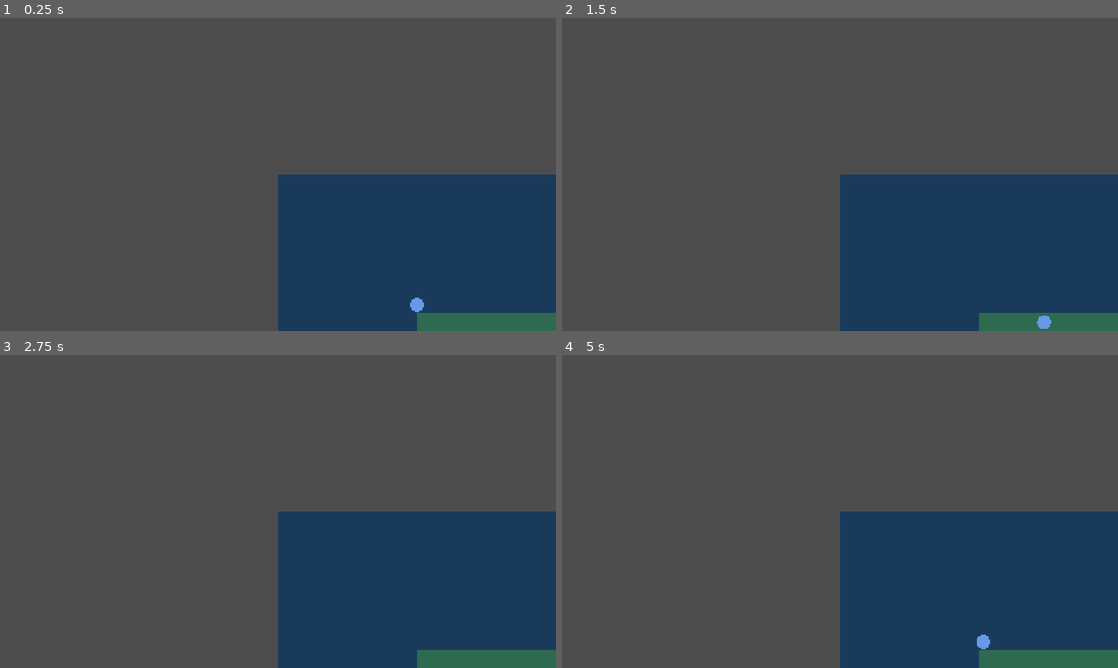
Above: before the commit, frames 1-4 (two rows, left to right).
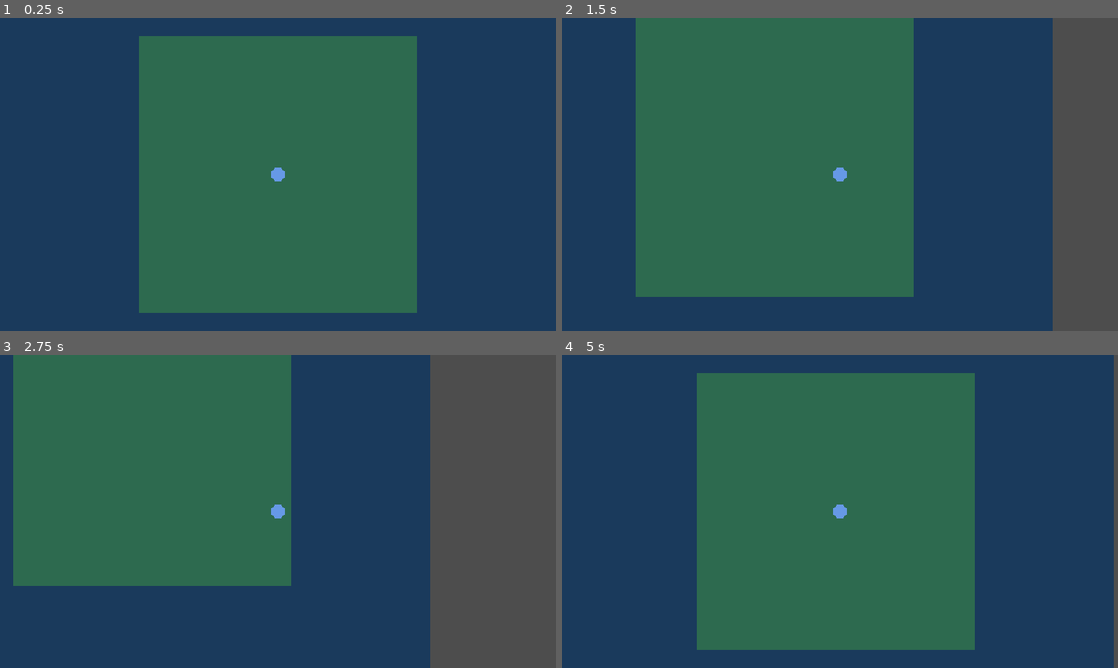
Above: after the commit, the same moments.

Repository: Drworm82/PirateClaude
Game: Godot game, scene res://scenes/dungeon.tscn
Same seed, same stepped clock (60 frames per second), same inputs: the game is played once before the commit and once after it. This scene is started directly instead of the project's main scene.
Inputs (mouse positions are in pixels of both pictures, inside the frame that each line leads up to):
- Up to frame 1 (0.25 s): no input
- Up to frame 2 (1.5 s): tap Enter at 0.5 s; move the mouse to (962, 158) at 0.52 s; hold D (move_right) 0.53-1.28 s; click (962, 158) at 0.67 s; move the mouse to (728, 190) at 1.27 s; hold S (move_down) from 1.28 s (still down)
- Up to frame 3 (2.75 s): move the mouse to (333, 442) at 2.02 s; release S (move_down) at 2.03 s; hold D (move_right) from 2.03 s (still down)
- Up to frame 4 (5 s): move the mouse to (812, 574) at 2.77 s; release D (move_right) at 2.78 s; hold W (move_up) 2.78-3.53 s; click (812, 574) at 2.92 s; move the mouse to (1006, 558) at 3.52 s; hold A (move_left) from 3.53 s (still down); move the mouse to (673, 464) at 4.27 s

The runs differ from the first frame. In frame 1, 88% of the frame differs, in the area x 0-100%, y 0-100%; in frame 2, 81%; in frame 3, 76%; in frame 4, 87%.

Commit message:
sprint 3 - cambios de opencode integrados

Diff:
--- a/scenes/dungeon.tscn
+++ b/scenes/dungeon.tscn
@@ -4,21 +4,24 @@
 [ext_resource type="PackedScene" path="res://scenes/player.tscn" id="2_player"]
 
 [sub_resource type="RectangleShape2D" id="RectangleShape2D_1"]
-size = Vector2(64, 64)
+size = Vector2(200, 40)
 
 [node name="Dungeon" type="Node2D"]
 script = ExtResource("1_dungeon")
 
-[node name="TilesContainer" type="Node2D" parent="."]
-
 [node name="TileMap" type="TileMap" parent="."]
 
 [node name="Player" parent="." instance=ExtResource("2_player")]
-position = Vector2(320, 300)
+position = Vector2(640, 640)
+collision_layer = 1
+collision_mask = 1
 
-[node name="Camera2D" type="Camera2D" parent="."]
+[node name="Camera2D" type="Camera2D" parent="Player"]
 
 [node name="ExitZone" type="Area2D" parent="."]
+position = Vector2(640, 940)
+collision_layer = 2
+collision_mask = 1
 
 [node name="CollisionShape2D" type="CollisionShape2D" parent="ExitZone"]
 shape = SubResource("RectangleShape2D_1")
--- a/scenes/player.tscn
+++ b/scenes/player.tscn
@@ -6,6 +6,8 @@
 radius = 8.0
 
 [node name="Player" type="CharacterBody2D"]
+collision_layer = 1
+collision_mask = 1
 script = ExtResource("1_player")
 
 [node name="CollisionShape2D" type="CollisionShape2D" parent="."]
--- a/scripts/dungeon.gd
+++ b/scripts/dungeon.gd
@@ -4,9 +4,7 @@
 signal player_exited_dungeon
 
 @onready var player: Player = $Player
-@onready var camera: Camera2D = $Camera2D
-@onready var exit_zone: Area2D = $ExitZone
-@onready var exit_zone_shape: CollisionShape2D = $ExitZone/CollisionShape2D
+@onready var camera: Camera2D = $Player/Camera2D
 
 const OCEAN_COLOR := Color(0.102, 0.227, 0.361)
 const LAND_COLOR := Color(0.176, 0.416, 0.31)
@@ -30,16 +28,23 @@
 		ISLAND_SIZE_TILES * TILE_SIZE,
 		ISLAND_SIZE_TILES * TILE_SIZE
 	)
-
 	exit_zone_rect = Rect2(
 		(DUNGEON_WIDTH / 2.0 - 4) * TILE_SIZE,
 		(DUNGEON_HEIGHT - 3) * TILE_SIZE,
 		8 * TILE_SIZE,
 		2 * TILE_SIZE
 	)
+	_center_camera()
 
-	_set_exit_zone_shape()
-	exit_zone.body_entered.connect(_on_exit_zone_body_entered)
+func _physics_process(_delta: float) -> void:
+	if not is_instance_valid(player):
+		return
+	var exit_center := Vector2(
+		DUNGEON_WIDTH * TILE_SIZE / 2.0,
+		(DUNGEON_HEIGHT - 2) * TILE_SIZE
+	)
+	if player.global_position.distance_to(exit_center) < 120.0:
+		_exit_dungeon()
 
 func _draw() -> void:
 	var dungeon_rect := Rect2(0, 0, DUNGEON_WIDTH * TILE_SIZE, DUNGEON_HEIGHT * TILE_SIZE)
@@ -50,20 +55,15 @@
 func setup(p_seed: int, pos: Vector2) -> void:
 	island_seed = p_seed
 	island_pos = pos
-	_center_camera()
-
-func _set_exit_zone_shape() -> void:
-	if exit_zone_shape:
-		exit_zone_shape.shape.size = Vector2(200, 40)
-		exit_zone_shape.position = exit_zone_rect.position + exit_zone_rect.size / 2.0
 
 func _center_camera() -> void:
-	if camera:
-		camera.position = Vector2(DUNGEON_WIDTH, DUNGEON_HEIGHT) * TILE_SIZE / 2.0
-
-func _on_exit_zone_body_entered(body: Node2D) -> void:
-	if body is Player:
-		_exit_dungeon()
+	var cam = $Player/Camera2D
+	if is_instance_valid(cam):
+		pass
+	$Player.position = Vector2(
+		DUNGEON_WIDTH * TILE_SIZE / 2.0,
+		DUNGEON_HEIGHT * TILE_SIZE / 2.0
+	)
 
 func _exit_dungeon() -> void:
 	player.exit_dungeon()
